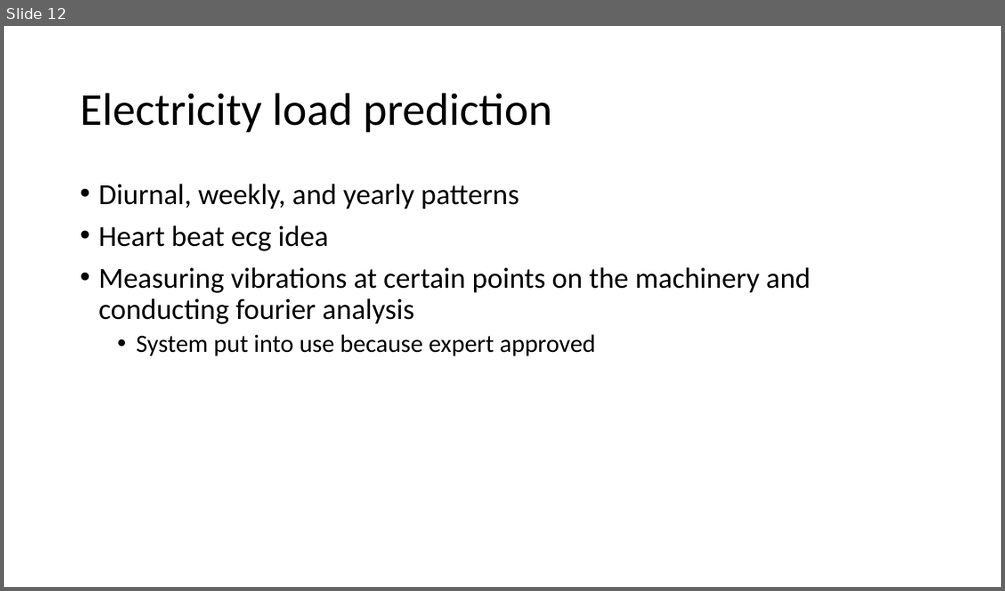
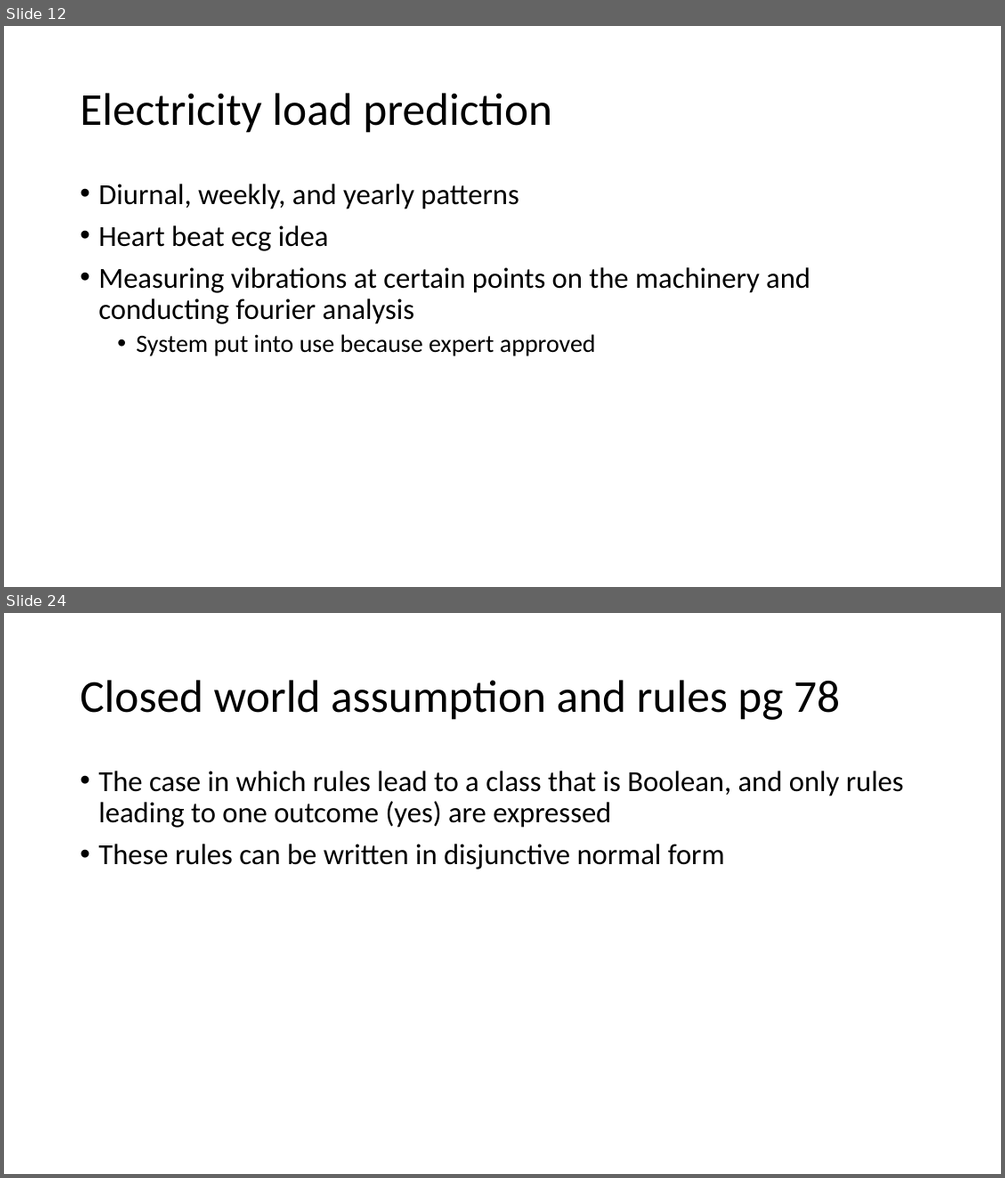
Before and after one commit to russellu/cs405, a slide deck: Lecture_intro.pptx. Shown one above the other, each under a label of ours: slide 12 before the commit, slides 12 and 24 after it; the slides between them are not shown. The pictures are 1005x591 and 1005x1178 pixels, drawn with LibreOffice and Linux fonts; fonts in the diff are those of the drawing. Boxes give left, top, right and bottom in pixels: in the first picture for what was removed or moved away, otherwise in the second. Text is boxed around its words. In the diff, an @@ line names an element or a change of style, - is before the commit and + after.

```diff
--- a/Lecture_intro.pptx
+++ b/Lecture_intro.pptx
@@ slide 24 added at (4, 613, 1001, 1174), background #FFFFFF @@
@@ title added at (80, 680, 840, 720), 44 pt, text #000000 @@
+Closed world assumption and rules pg 78
@@ text added at (98, 771, 904, 869), 28 pt, text #000000 @@
+• The case in which rules lead to a class that is Boolean, and only rules leading to one outcome (yes) are expressed
+• These rules can be written in disjunctive normal form
```
Also in this commit, not shown: 16 other slides added, 3 other files.
